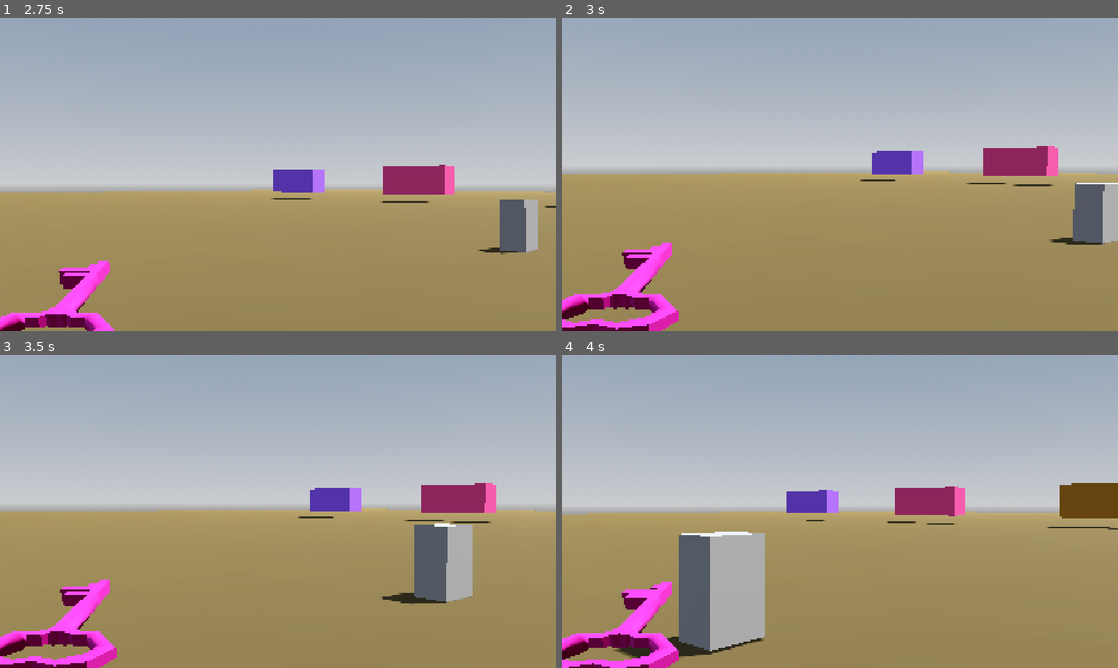
Above: before the commit, frames 1-4 (two rows, left to right).
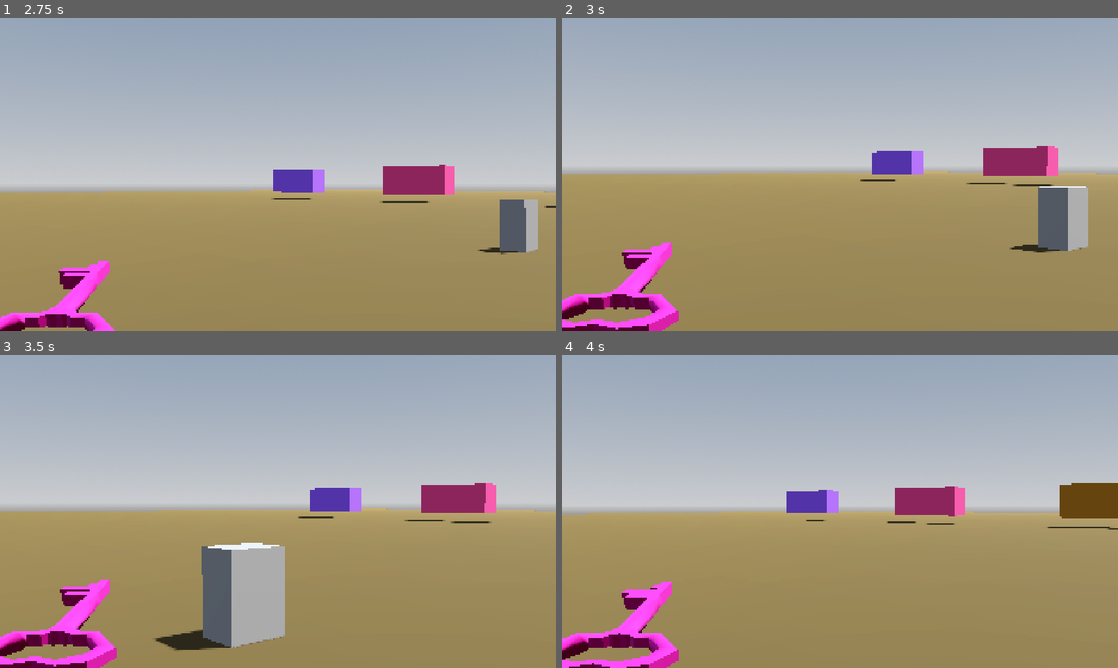
Above: after the commit, the same moments.

Repository: Zreula/One-Game-A-Week-Jam-3
Game: Godot game, scene res://World/world.tscn
The game is run twice, just before and just after one commit, with the same random seed, the same clock (stepped at 60 frames per second) and the same inputs. The project has no main scene, so this scene is started directly.
Inputs (mouse positions are in pixels of both pictures, inside the frame that each line leads up to):
- Up to frame 1 (2.75 s): move the mouse to (305, 174) at 0.52 s; tap Enter at 1.25 s; move the mouse to (250, 174) at 1.27 s; tap Space at 2 s; move the mouse to (289, 168) at 2.02 s
- Up to frame 2 (3 s): move the mouse to (834, 180) at 2.77 s
- Up to frame 3 (3.5 s): no input
- Up to frame 4 (4 s): move the mouse to (878, 514) at 3.52 s

Frame 1 is identical in both runs. In frame 2, 3.0% of the frame differs, in the area x 80-100%, y 52-75%; in frame 3, 7.8%, in the area x 27-85%, y 53-95%; in frame 4, 6.0%.

Commit message:
fixed etal_id and slot_id previously freed bug and made the state machine

Diff:
--- a/Entities/NPC.tscn
+++ b/Entities/NPC.tscn
@@ -1,6 +1,10 @@
 [gd_scene format=3 uid="uid://ci6s0c5uker67"]
 
 [ext_resource type="Script" uid="uid://bks1ibrh507ii" path="res://Entities/npc.gd" id="1_fkfp1"]
+[ext_resource type="Script" uid="uid://c31snmmqa5dyp" path="res://StateMachine/StateMachine.gd" id="2_pflg1"]
+[ext_resource type="Script" uid="uid://r25njx8gvhtp" path="res://StateMachine/npc_wander.gd" id="3_q0w2b"]
+[ext_resource type="Script" uid="uid://dthh41vhk8u7l" path="res://StateMachine/npc_shop_time.gd" id="4_wxurl"]
+[ext_resource type="Script" uid="uid://crm3xjsbt768v" path="res://StateMachine/npc_leaving.gd" id="5_q0w2b"]
 
 [sub_resource type="BoxShape3D" id="BoxShape3D_fkfp1"]
 size = Vector3(0.48632813, 1, 0.6291504)
@@ -14,6 +18,18 @@
 [node name="CSGBox3D" type="CSGBox3D" parent="." unique_id=846476281]
 transform = Transform3D(0.4961474, 0, 0, 0, 1, 0, 0, 0, 0.63303417, 0, 0, -0.00087911426)
 
-[node name="WaitTimeTimer" type="Timer" parent="." unique_id=71438037]
+[node name="StateMachine" type="Node" parent="." unique_id=582089084 node_paths=PackedStringArray("initial_state")]
+script = ExtResource("2_pflg1")
+initial_state = NodePath("Wander")
 
-[connection signal="timeout" from="WaitTimeTimer" to="." method="_on_wait_time_timer_timeout"]
+[node name="Wander" type="Node" parent="StateMachine" unique_id=473608485 node_paths=PackedStringArray("npc")]
+script = ExtResource("3_q0w2b")
+npc = NodePath("../..")
+
+[node name="Shopping" type="Node" parent="StateMachine" unique_id=1223387424 node_paths=PackedStringArray("npc")]
+script = ExtResource("4_wxurl")
+npc = NodePath("../..")
+
+[node name="Leave" type="Node" parent="StateMachine" unique_id=1003592725 node_paths=PackedStringArray("npc")]
+script = ExtResource("5_q0w2b")
+npc = NodePath("../..")
--- a/Entities/npc.gd
+++ b/Entities/npc.gd
@@ -1,31 +1,19 @@
 extends CharacterBody3D
 
+var state_machine: StateMachine
 var target_position: Vector3
 var speed: float = 5.0
-var path_progress: float
 var etal_id: String
-@onready var wait_time_timer: Timer = $WaitTimeTimer
 
 func _ready() -> void:
-	print(target_position)
+	pass
 
 func set_target_position(pos: Vector3):
+	var default_position = target_position
+	if target_position == null:
+		target_position = default_position
 	target_position = pos
-	print("Target position given : ", pos)
 
 func _process(delta):
-	var pos_to_target = (target_position - self.global_position).length()
 	if target_position != Vector3(0,0,0):
 		global_transform.origin = global_transform.origin.move_toward(target_position, speed * delta)
-	elif pos_to_target <= 0.5:
-		is_at_target_pos()
-
-func is_at_target_pos():
-	wait_time_timer.wait_time = randf_range(1.0, 10.0)
-	wait_time_timer.one_shot = true
-	wait_time_timer.start()
-	print("TIMER START")
-
-func _on_wait_time_timer_timeout() -> void:
-	NpcQueueManager.unregister_npc(self, etal_id)
-	self.queue_free()
--- /dev/null
+++ b/StateMachine/State.gd
@@ -0,0 +1,16 @@
+extends Node
+class_name State
+@warning_ignore("unused_signal")
+signal Transitioned
+
+func Enter():
+	pass
+
+func Exit():
+	pass
+
+func Update(_delta: float):
+	pass
+
+func Physics_Update(_delta: float):
+	pass
--- /dev/null
+++ b/StateMachine/StateMachine.gd
@@ -0,0 +1,35 @@
+extends Node
+class_name StateMachine
+@export var initial_state : State
+
+var current_state = State
+var states: Dictionary = {}
+
+func _ready():
+	for child in get_children():
+		if child is State:
+			states[child.name.to_lower()] = child
+			child.Transitioned.connect(on_child_transition)
+	if initial_state:
+		initial_state.Enter()
+		current_state = initial_state
+
+func _process(delta: float) -> void:
+	if current_state:
+		current_state.Update(delta)
+
+func _physics_process(delta: float) -> void:
+	if current_state:
+		current_state.Physics_Update(delta)
+
+func on_child_transition(state, new_state_name):
+	if state != current_state:
+		return
+	var new_state = states.get(new_state_name.to_lower())
+	if not new_state:
+		return
+
+	if current_state:
+		current_state.Exit()
+	new_state.Enter()
+	current_state = new_state
--- /dev/null
+++ b/StateMachine/npc_leaving.gd
@@ -0,0 +1,20 @@
+extends State
+class_name NpcLeaving
+
+@export var npc: CharacterBody3D
+@export var move_speed: float = 3.0
+
+func Enter():
+	print("Entering leaving state")
+	NpcQueueManager.unregister_npc(npc, npc.etal_id)
+	await get_tree().process_frame
+	npc.queue_free()
+
+func Exit():
+	pass
+
+func Update(_delta: float):
+	pass
+
+func Physics_Update(_delta: float):
+	pass
--- /dev/null
+++ b/StateMachine/npc_shop_time.gd
@@ -0,0 +1,27 @@
+extends State
+class_name NpcShopTime
+
+@export var npc: CharacterBody3D
+@export var move_speed: float = 3.0
+
+
+func Enter():
+	print("Entering shopping state")
+	var timer: Timer = Timer.new()
+	add_child(timer)
+	timer.one_shot = true
+	timer.wait_time = randf_range(1,5)
+	timer.start()
+	timer.timeout.connect(_on_timer_time_out)
+
+func Exit():
+	pass
+
+func Update(_delta: float):
+	pass
+
+func Physics_Update(_delta: float):
+	pass
+
+func _on_timer_time_out():
+	Transitioned.emit(self, "leave")
--- /dev/null
+++ b/StateMachine/npc_wander.gd
@@ -0,0 +1,19 @@
+extends State
+class_name NpcWander
+
+@export var npc: CharacterBody3D
+@export var move_speed: float = 3.0
+
+func Enter():
+	print("Entering wandering state")
+
+func Exit():
+	pass
+
+@warning_ignore("unused_parameter")
+func Update(delta: float):
+	pass
+
+func Physics_Update(_delta: float):
+	if npc.global_position == npc.target_position:
+		Transitioned.emit(self, "shopping")
--- a/Systems/npc_queue_manager.gd
+++ b/Systems/npc_queue_manager.gd
@@ -29,4 +29,5 @@
 	queues[etal_id].add_npc(npc)
 
 func unregister_npc(npc, etal_id: String):
-	queues[str(int(etal_id) +1)].remove_npc(npc)
+	if queues.has(etal_id):
+		queues[etal_id].remove_npc(npc)
--- a/World/queue_controller.gd
+++ b/World/queue_controller.gd
@@ -20,7 +20,8 @@
 	_update_positions()
 
 func _update_positions():
-	if queue.size() > 0:
+	queue = queue.filter(func(n): return is_instance_valid(n))
+	if queue.size() > 0 and slots:
 		for i in range(min(queue.size(), slots.size())):
 			queue[i].set_target_position(slots[i].global_transform.origin)
 
--- a/World/world.tscn
+++ b/World/world.tscn
@@ -52,14 +52,14 @@
 
 [sub_resource type="Curve3D" id="Curve3D_j8job"]
 _data = {
-"points": PackedVector3Array(0, 0, 0, 0, 0, 0, 10.3, 0, 0, 0, 0, 0, 0, 0, 0, 0, 0, 0, 0, 0, 0, 0, 0, 0, 0, 0, 7.995),
+"points": PackedVector3Array(0, 0, 0, 0, 0, 0, 10.3, 0, 0, 0, 0, 0, 0, 0, 0, 0, 0, 0, 0, 0, 0, 0, 0, 0, 0, 0, 7.815),
 "tilts": PackedFloat32Array(0, 0, 0)
 }
 point_count = 3
 
 [sub_resource type="CylinderShape3D" id="CylinderShape3D_yf0ba"]
 height = 0.6533203
-radius = 2.546875
+radius = 5.873047
 
 [sub_resource type="Curve3D" id="Curve3D_3f78f"]
 _data = {
@@ -84,14 +84,14 @@
 
 [sub_resource type="Curve3D" id="Curve3D_eidgh"]
 _data = {
-"points": PackedVector3Array(0, 0, 0, 0, 0, 0, 30, 0, 0, 0, 0, 0, 0, 0, 0, 0, 0, -5.445, 0, 0, 0, 0, 0, 0, 0, 0, -9.86),
+"points": PackedVector3Array(0, 0, 0, 0, 0, 0, 30, 0, 0, 0, 0, 0, 0, 0, 0, 0, 0, -0.28, 0, 0, 0, 0, 0, 0, 0, 0, -9.86),
 "tilts": PackedFloat32Array(0, 0, 0)
 }
 point_count = 3
 
 [sub_resource type="Curve3D" id="Curve3D_oe8m4"]
 _data = {
-"points": PackedVector3Array(0, 0, 0, 0, 0, 0, 15.645, 0, 0, 0, 0, 0, 0, 0, 0, 0, 0, -5.425, 0, 0, 0, 0, 0, 0, 0, 0, -9.56),
+"points": PackedVector3Array(0, 0, 0, 0, 0, 0, 15.645, 0, 0, 0, 0, 0, 0, 0, 0, 0, 0, -0.195, 0, 0, 0, 0, 0, 0, 0, 0, -9.56),
 "tilts": PackedFloat32Array(0, 0, 0)
 }
 point_count = 3
@@ -165,7 +165,7 @@
 script = ExtResource("3_3f78f")
 
 [node name="QueueController" type="Node3D" parent="Etal_1_Path" unique_id=2013619053 node_paths=PackedStringArray("slots")]
-transform = Transform3D(1, 0, 0, 0, 1, 0, 0, 0, 1, 0, -0.21308231, 0)
+transform = Transform3D(1, 0, 0, 0, 1, 0, 0, 0, 1, 0, -0.58060455, -0.6486521)
 script = ExtResource("5_yf0ba")
 etal_id = "1"
 slots = [NodePath("Slot1"), NodePath("Slot2"), NodePath("Slot3"), NodePath("Slot4"), NodePath("Slot5"), NodePath("Slot6"), NodePath("Slot7")]
@@ -203,12 +203,13 @@
 curve = SubResource("Curve3D_3f78f")
 
 [node name="PathFollow3D" type="PathFollow3D" parent="Etal_2_Path" unique_id=1897419963]
-transform = Transform3D(-0.047979984, 0, 0.99884206, 0, 1, 0, -0.99884206, 0, -0.047979984, 23.003754, 0, 0)
+transform = Transform3D(-0.047979955, 0, 0.99884146, 0, 1, 0, -0.99884146, 0, -0.047979955, 23.003754, 0, 0)
 cubic_interp = false
 loop = false
 script = ExtResource("3_3f78f")
 
 [node name="QueueController" type="Node3D" parent="Etal_2_Path" unique_id=1439774697 node_paths=PackedStringArray("slots")]
+transform = Transform3D(1, 0, 0, 0, 1, 0, 0, 0, 1, 0, -0.66676617, 0)
 script = ExtResource("5_yf0ba")
 etal_id = "2"
 slots = [NodePath("Slot1"), NodePath("Slot2"), NodePath("Slot3"), NodePath("Slot4"), NodePath("Slot5"), NodePath("Slot6"), NodePath("Slot7")]
@@ -252,6 +253,7 @@
 script = ExtResource("3_3f78f")
 
 [node name="QueueController" type="Node3D" parent="Etal_3_Path" unique_id=1695312777 node_paths=PackedStringArray("slots")]
+transform = Transform3D(1, 0, 0, 0, 1, 0, 0, 0, 1, 0, -0.66676617, 0)
 script = ExtResource("5_yf0ba")
 etal_id = "3"
 slots = [NodePath("Slot1"), NodePath("Slot2"), NodePath("Slot3"), NodePath("Slot4"), NodePath("Slot5"), NodePath("Slot6"), NodePath("Slot7")]
@@ -295,6 +297,7 @@
 script = ExtResource("3_3f78f")
 
 [node name="QueueController" type="Node3D" parent="Etal_4_Path" unique_id=1836447167 node_paths=PackedStringArray("slots")]
+transform = Transform3D(1, 0, 0, 0, 1, 0, 0, 0, 1, 0, -0.66676617, 0)
 script = ExtResource("5_yf0ba")
 etal_id = "4"
 slots = [NodePath("Slot1"), NodePath("Slot2"), NodePath("Slot3"), NodePath("Slot4"), NodePath("Slot5"), NodePath("Slot6"), NodePath("Slot7")]
@@ -332,12 +335,13 @@
 curve = SubResource("Curve3D_eidgh")
 
 [node name="PathFollow3D" type="PathFollow3D" parent="Etal_5_Path" unique_id=1470770675]
-transform = Transform3D(0.1785818, 0, 0.9839219, 0, 1, 0, -0.9839219, 0, 0.1785818, 30, 0, 0)
+transform = Transform3D(0.009332902, 0, 0.9999507, 0, 1, 0, -0.9999507, 0, 0.009332902, 30, 0, 0)
 cubic_interp = false
 loop = false
 script = ExtResource("3_3f78f")
 
 [node name="QueueController" type="Node3D" parent="Etal_5_Path" unique_id=890282694 node_paths=PackedStringArray("slots")]
+transform = Transform3D(1, 0, 0, 0, 1, 0, 0, 0, 1, 0, -0.66676617, 0)
 script = ExtResource("5_yf0ba")
 etal_id = "5"
 slots = [NodePath("Slot1"), NodePath("Slot2"), NodePath("Slot3"), NodePath("Slot4"), NodePath("Slot5"), NodePath("Slot6"), NodePath("Slot7")]
@@ -376,12 +380,13 @@
 debug_custom_color = Color(0.8614445, 0, 0.36553165, 1)
 
 [node name="PathFollow3D" type="PathFollow3D" parent="Etal_6_Path" unique_id=521125937]
-transform = Transform3D(0.32761773, 0, 0.94480735, 0, 1, 0, -0.94480735, 0, 0.32761773, 15.645, 0, 0)
+transform = Transform3D(0.012463113, 0, 0.99991506, 0, 1, 0, -0.99991506, 0, 0.012463113, 15.645, 0, 0)
 cubic_interp = false
 loop = false
 script = ExtResource("3_3f78f")
 
 [node name="QueueController" type="Node3D" parent="Etal_6_Path" unique_id=1507441546 node_paths=PackedStringArray("slots")]
+transform = Transform3D(1, 0, 0, 0, 1, 0, 0, 0, 1, 0, -0.66676617, 0)
 script = ExtResource("5_yf0ba")
 etal_id = "6"
 slots = [NodePath("Slot1"), NodePath("Slot2"), NodePath("Slot3"), NodePath("Slot4"), NodePath("Slot5"), NodePath("Slot6"), NodePath("Slot7")]
Not shown, added: StateMachine/State.gd.uid
Not shown, added: StateMachine/StateMachine.gd.uid
Not shown, added: StateMachine/npc_leaving.gd.uid
Not shown, added: StateMachine/npc_shop_time.gd.uid
Not shown, added: StateMachine/npc_wander.gd.uid
